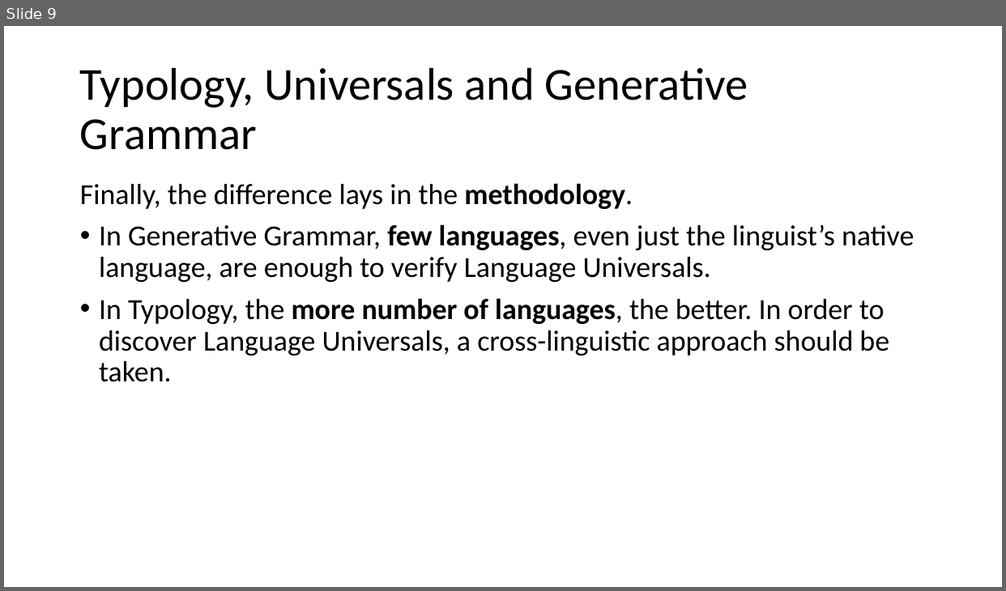
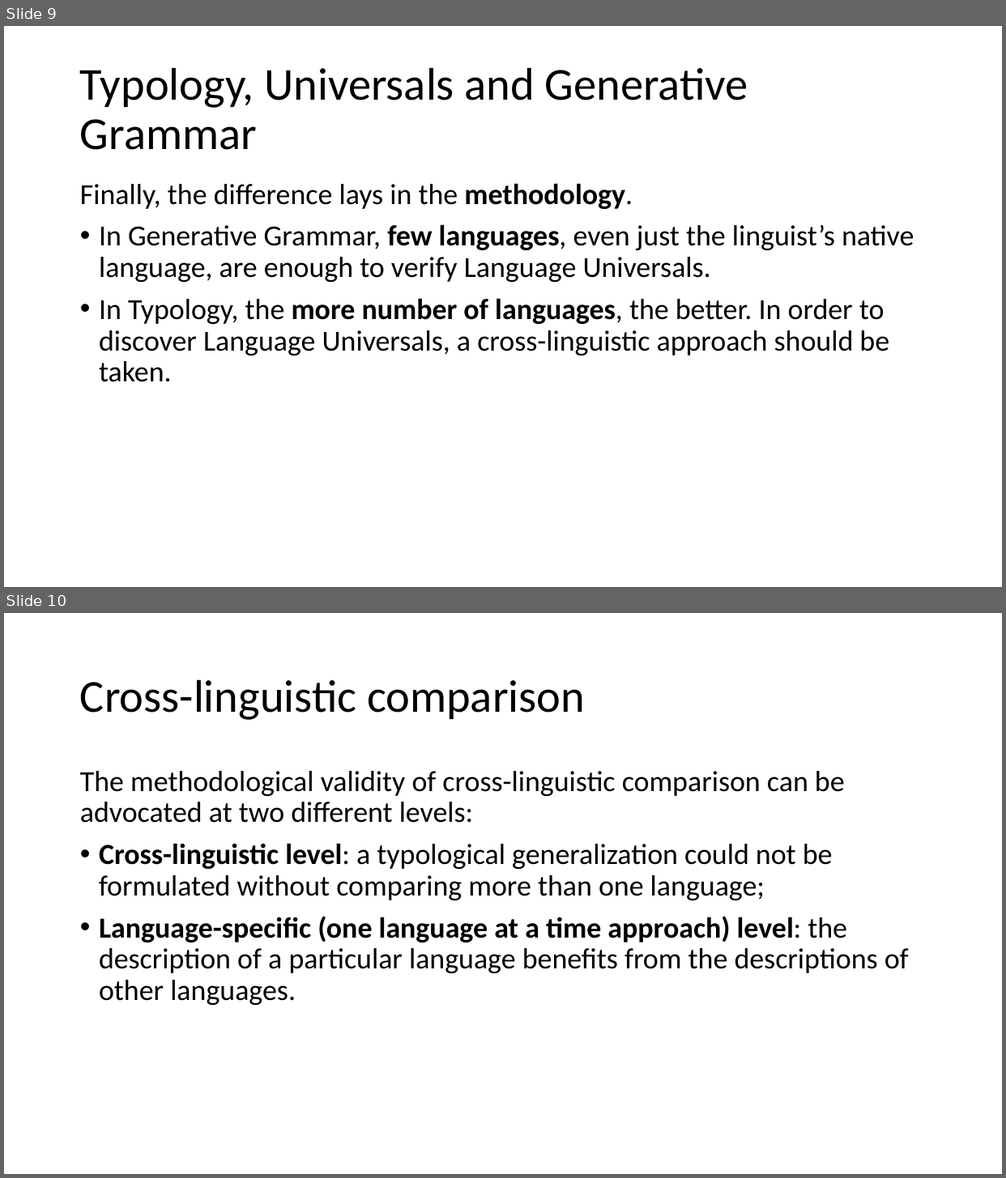
Before and after one commit to rahonalab/sose2020, a slide deck: intro_LT.pptx. Shown one above the other, each under a label of ours: slide 9 before the commit, slides 9 and 10 after it. The pictures are 1006x591 and 1006x1178 pixels, drawn with LibreOffice and Linux fonts; fonts in the diff are those of the drawing. Boxes give left, top, right and bottom in pixels: in the first picture for what was removed or moved away, otherwise in the second. Text is boxed around its words. In the diff, an @@ line names an element or a change of style, - is before the commit and + after.

```diff
--- a/intro_LT.pptx
+++ b/intro_LT.pptx
@@ slide 10 added at <box>4,613,1002,1174</box>, background #FFFFFF @@
@@ title added at <box>80,679,585,720</box>, 44 pt, text #000000 @@
+Cross-linguistic comparison
@@ text added at <box>80,771,909,1005</box>, 28 pt, text #000000 @@
+The methodological validity of cross-linguistic comparison can be advocated at two different levels:
+• Cross-linguistic level: a typological generalization could not be formulated without comparing more than one language;
+• Language-specific (one language at a time approach) level: the description of a particular language benefits from the descriptions of other languages.
```
Also in this commit, not shown: 2 slides changed, 2 other slides added.
